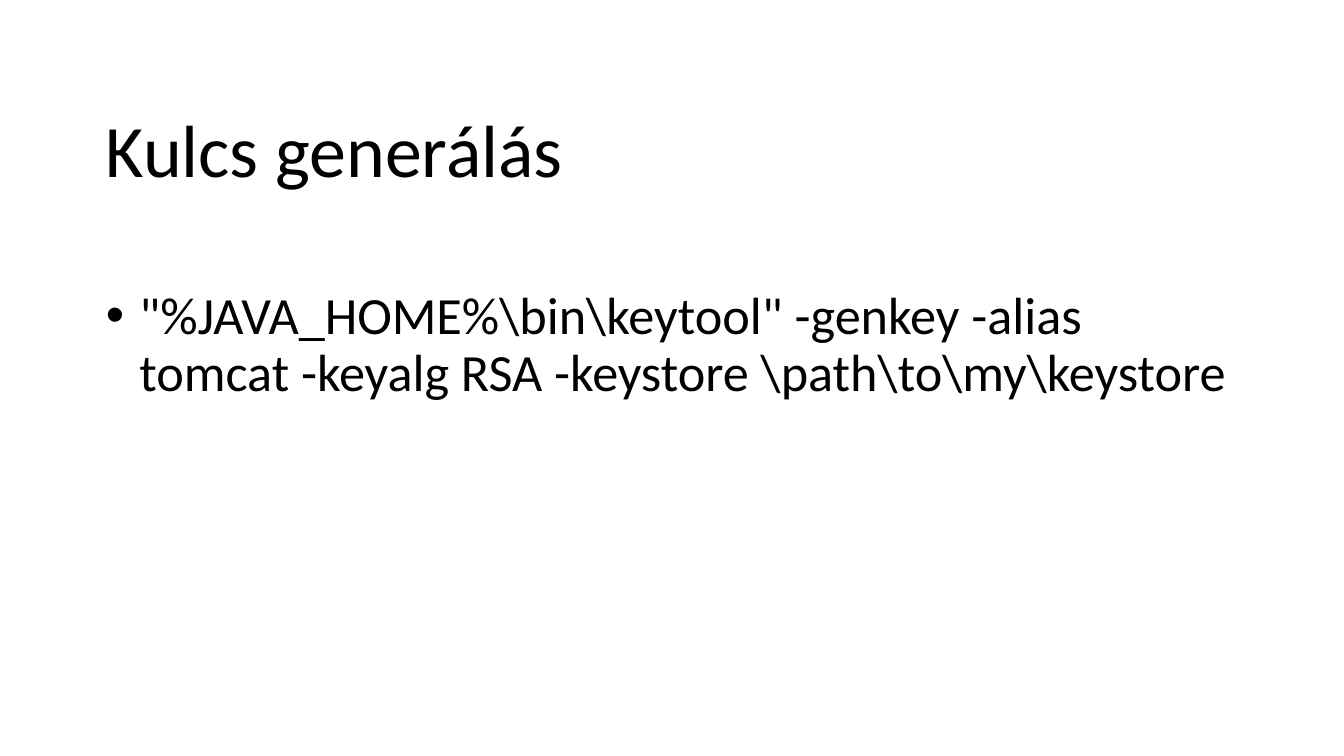
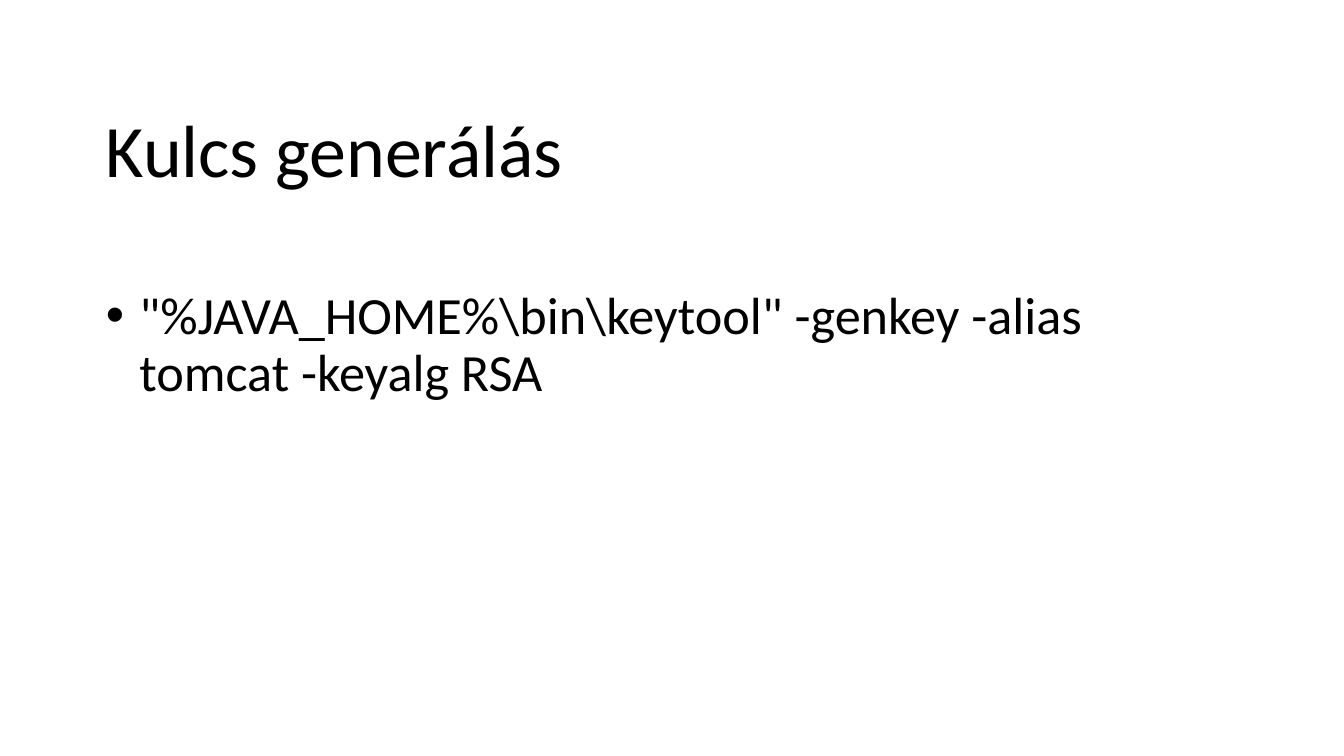
Before and after one commit to schonherz-java-ee-2015-autumn/training, a slide deck: slide 5 of documentation/Java training 43 - Security - Java EE - practice.pptx. Drawn at 1344x756 pixels with LibreOffice and Linux fonts; fonts in the diff are those of the drawing; background and template pictures are left out. Boxes give left, top, right and bottom in pixels: in the first picture for what was removed or moved away, otherwise in the second. Text is boxed around its words. In the diff, an @@ line names an element or a change of style, - is before the commit and + after.

```diff
--- a/documentation/Java training 43 - Security - Java EE - practice.pptx
+++ b/documentation/Java training 43 - Security - Java EE - practice.pptx
@@ text at (139,297,1081,400): text changed @@
-• "%JAVA_HOME%\bin\keytool" -genkey -alias tomcat -keyalg RSA -keystore \path\to\my\keystore
+• "%JAVA_HOME%\bin\keytool" -genkey -alias tomcat -keyalg RSA
```
Also in this commit, not shown: 31 other files.
